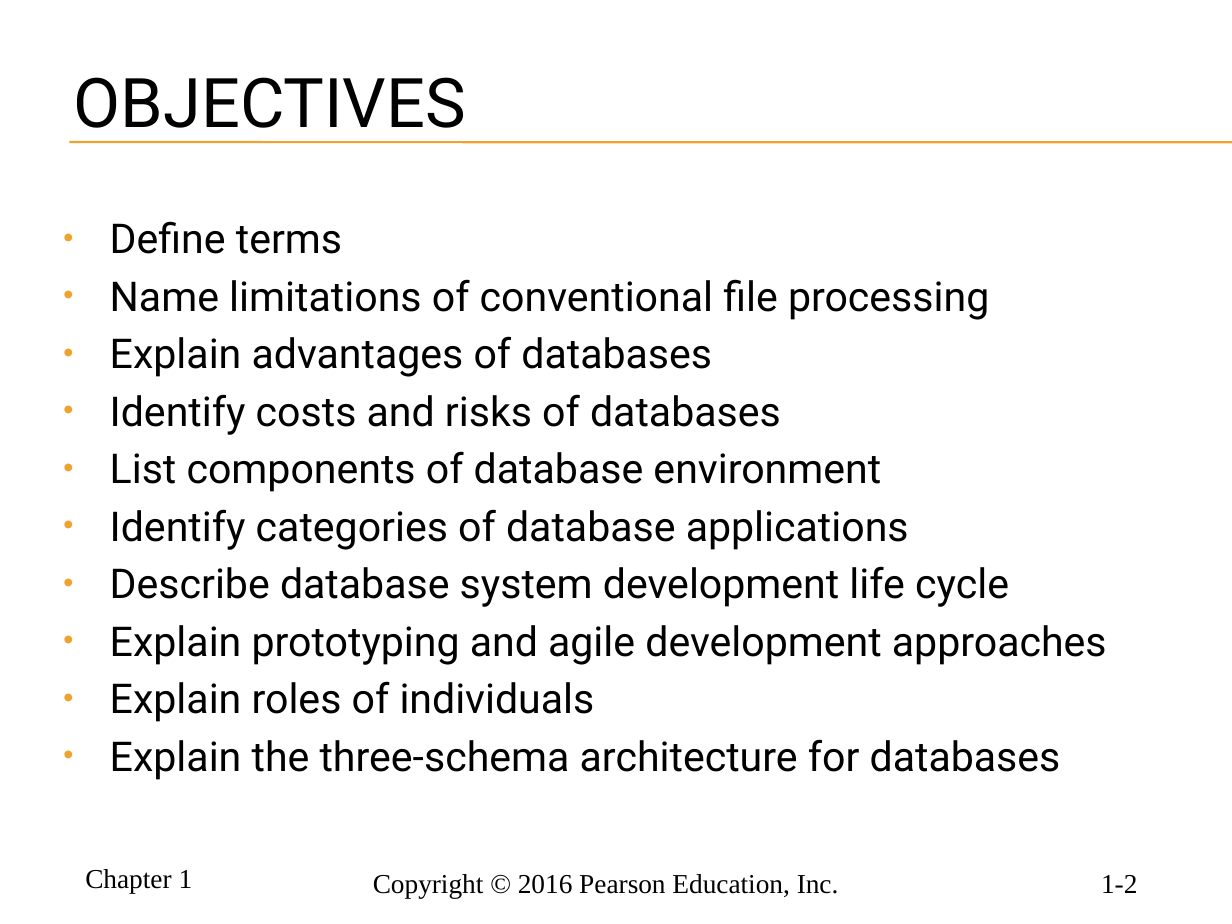
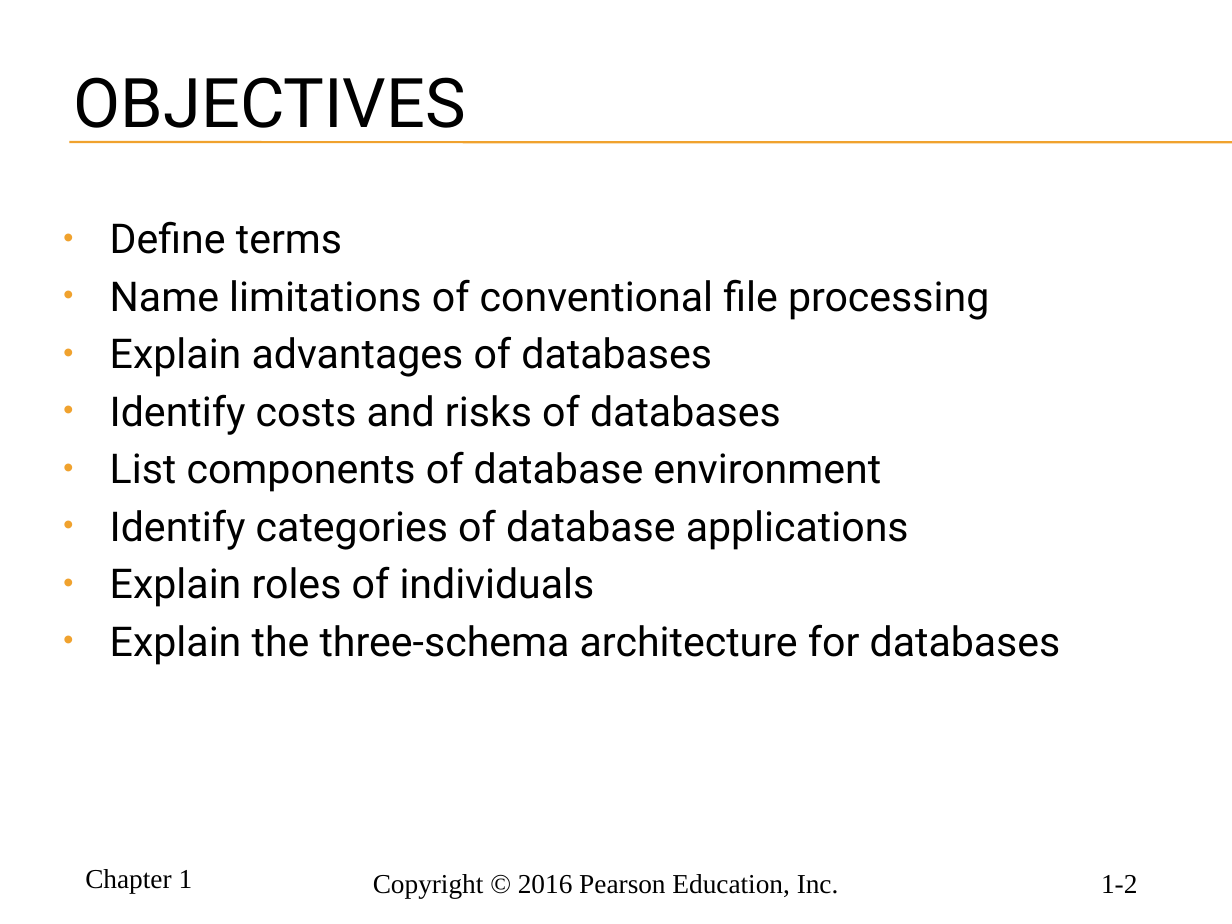
Before and after one commit to ccrngd1/SCTD-DWD271-IntroDB, a slide deck: slide 2 of hoffer_mdm12e_pp_ch01.pptx. Drawn at 1232x924 pixels with LibreOffice and Linux fonts; fonts in the diff are those of the drawing; background and template pictures are left out. Boxes give left, top, right and bottom in pixels: in the first picture for what was removed or moved away, otherwise in the second. Text is boxed around its words. In the diff, an @@ line names an element or a change of style, - is before the commit and + after.

```diff
--- a/hoffer_mdm12e_pp_ch01.pptx
+++ b/hoffer_mdm12e_pp_ch01.pptx
@@ text at (x1=110, y1=566, x2=1107, y2=665): paragraphs removed @@
-• Describe database system development life cycle
-• Explain prototyping and agile development approaches
```
Also in this commit, not shown: 4 slides added, 15 slides removed, 6 other files.
